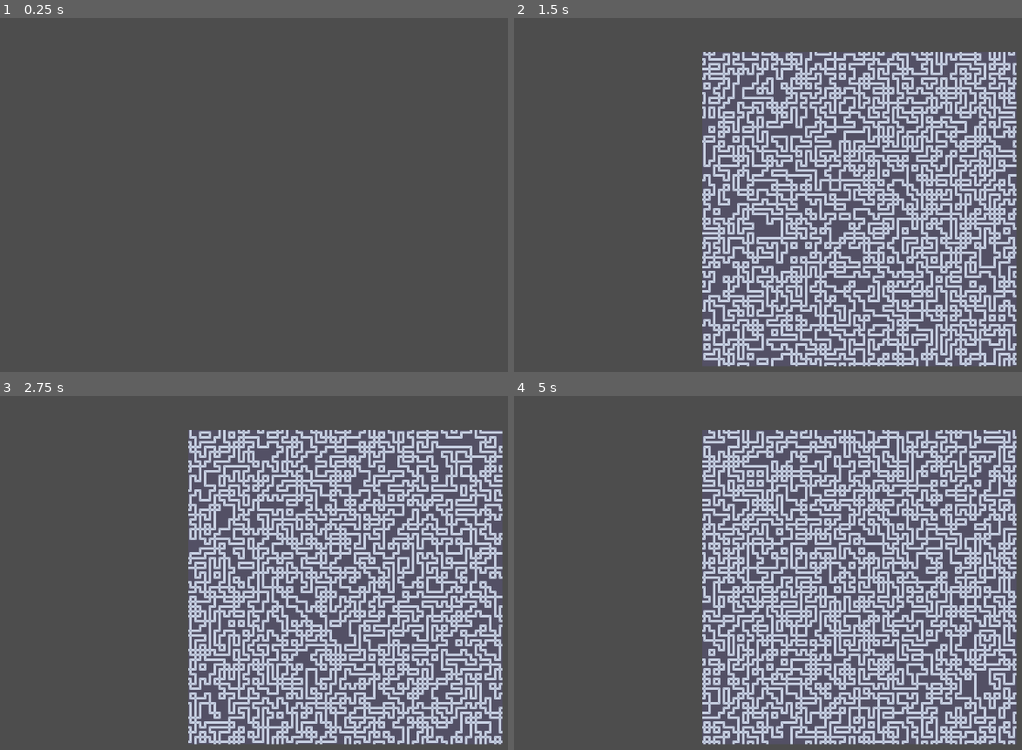
Above: before the commit, frames 1-4 (two rows, left to right).
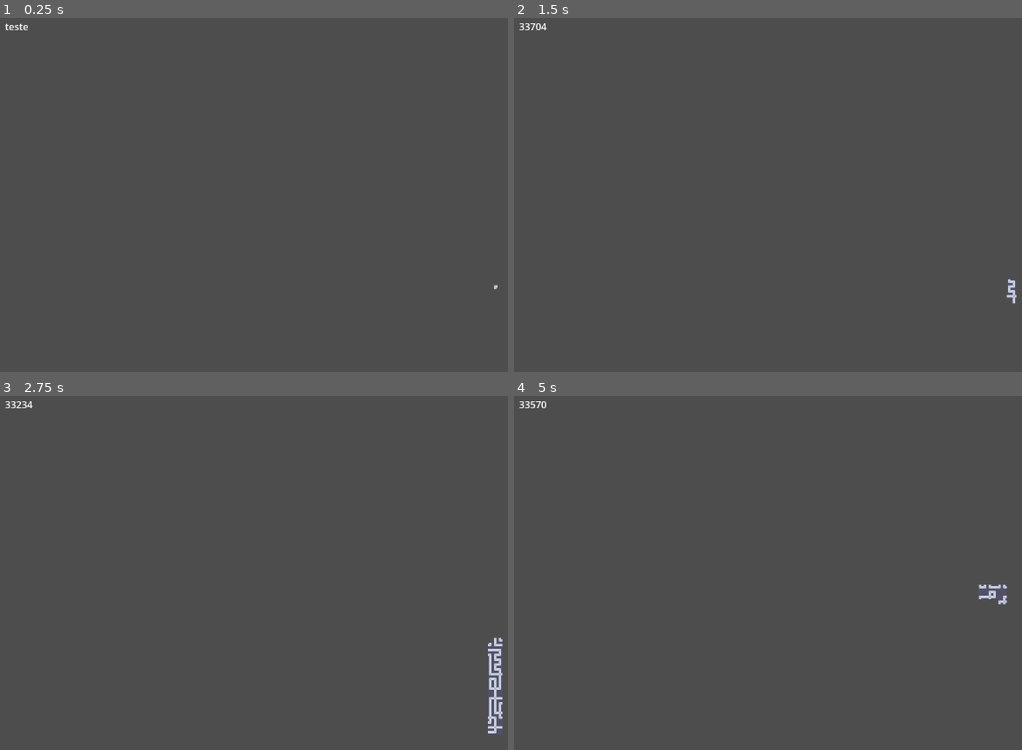
Above: after the commit, the same moments.

Repository: gecarval/wave-function-collapse
Game: Godot game, scene res://map.tscn
The game is run twice, just before and just after one commit, with the same random seed, the same clock (stepped at 60 frames per second) and the same inputs.
Inputs:
- Up to frame 1 (0.25 s): no input
- Up to frame 2 (1.5 s): tap Enter (ui_accept) at 0.5, 1.35 s; hold Enter (ui_accept) 0.53-1.28 s
- Up to frame 3 (2.75 s): tap Enter (ui_accept) at 1.52, 1.82 s; hold Enter (ui_accept) from 2.03 s (still down)
- Up to frame 4 (5 s): release Enter (ui_accept) at 2.78 s; tap Enter (ui_accept) at 2.85, 3.02, 3.32, 4.35, 4.52, 4.82 s; hold Enter (ui_accept) 3.53-4.28 s; tap Escape (ui_cancel) at 4.15 s

The runs differ from the first frame. In frame 1, less than 0.1% of the frame differs, in the area x 1-98%, y 1-77%; in frame 2, 32%; in frame 3, 31%; in frame 4, 32%, in the area x 1-99%, y 1-99%.

Commit message:
added stepped collapse for visualization

Diff:
--- a/Script/Classes/WaveFunction2D.gd
+++ b/Script/Classes/WaveFunction2D.gd
@@ -6,6 +6,7 @@
 @export var tile_map_layer: TileMapLayer
 @export var map_size: Vector2i = Vector2i(32, 32)
 @export var wave_node_cluster: Node2D
+@export var label: Label
 var wave_node_array: Array[WaveNode2D]
 var tile_map_possibilities: Dictionary
 var possible_connections: Array[int]
@@ -247,6 +248,8 @@
 		tile_map_layer.set_cell(entropy_pos, source_id, setter_node.tile_coords, alternative_tile)
 		tile_map_possibilities[entropy_pos].clear()
 
+		if label != null:
+			label.text = str(total_entropy)
 		# Step 4: Propagate constraints to neighbors
 		propagate(entropy_pos + Vector2i(0, -1))
 		propagate(entropy_pos + Vector2i(1, 0))
@@ -254,12 +257,69 @@
 		propagate(entropy_pos + Vector2i(-1, 0))
 
 
+func random_collapse() -> void:
+	var random_pos: Vector2i = Vector2i(randi() % map_size.x, randi() % map_size.y)
+	tile_map_layer.set_cell(random_pos, source_id, Vector2i.ZERO, alternative_tile)
+	tile_map_possibilities[random_pos].clear()
+	propagate(random_pos + Vector2i(0, -1))
+	propagate(random_pos + Vector2i(1, 0))
+	propagate(random_pos + Vector2i(0, 1))
+	propagate(random_pos + Vector2i(-1, 0))
+
+
+func step_collapse() -> void:
+	# Step 1: Find position with minimal entropy
+	var min_entropy: int = wave_node_array.size() + 1  # Larger than any possible size initially
+	var entropy_pos: Vector2i = Vector2i.ZERO
+	var total_entropy: int = 0
+	var has_unset_tiles: bool = false
+
+	for x in range(-map_size.x, map_size.x + 1):
+		for y in range(-map_size.y, map_size.y + 1):
+			var pos: Vector2i = Vector2i(x, y)
+			var pos_size: int = tile_map_possibilities[pos].size()
+			total_entropy += pos_size
+			if pos_size > 0 and pos_size < min_entropy:
+				min_entropy = pos_size
+				entropy_pos = pos
+				has_unset_tiles = true
+			elif pos_size == min_entropy and randi() % 2:
+				min_entropy = pos_size
+				entropy_pos = pos
+
+	# Step 2: Check termination conditions
+	if total_entropy == 0 or not has_unset_tiles:
+		print("Tilemap fully collapsed")
+		return
+
+	# Step 3: Select and set a tile
+	var setter_node: WaveNode2D = select_collapsing_node(entropy_pos)
+	if setter_node == null:
+		print("Contradiction at position ", entropy_pos, ": No valid tile available")
+		return  # Stop on contradiction; backtracking could be added here
+
+	# Set the tile and clear possibilities
+	tile_map_layer.set_cell(entropy_pos, source_id, setter_node.tile_coords, alternative_tile)
+	tile_map_possibilities[entropy_pos].clear()
+
+	if label != null:
+		label.text = str(total_entropy)
+	# Step 4: Propagate constraints to neighbors
+	propagate(entropy_pos + Vector2i(0, -1))
+	propagate(entropy_pos + Vector2i(1, 0))
+	propagate(entropy_pos + Vector2i(0, 1))
+	propagate(entropy_pos + Vector2i(-1, 0))
+
+
 func _ready() -> void:
 	generate_wave_nodes()
 	initialize_tile_map_possibilities()
+	random_collapse()
 
 
 func _process(_delta: float) -> void:
-	if Input.is_action_just_pressed("ui_accept"):
+	if Input.is_action_pressed("ui_accept"):
+		step_collapse()
+	if Input.is_action_just_pressed("ui_cancel"):
 		clear_tiles()
-		collapse()
+		random_collapse()
--- a/map.tscn
+++ b/map.tscn
@@ -103,11 +103,12 @@
 
 [node name="Camera2D" type="Camera2D" parent="."]
 
-[node name="WaveFunction2D" type="Node2D" parent="." node_paths=PackedStringArray("tile_map_layer", "wave_node_cluster")]
+[node name="WaveFunction2D" type="Node2D" parent="." node_paths=PackedStringArray("tile_map_layer", "wave_node_cluster", "label")]
 script = ExtResource("3_e0an3")
 source_id = 2
 tile_map_layer = NodePath("TileMapLayer")
 wave_node_cluster = NodePath("WaveNode")
+label = NodePath("../Label")
 metadata/_custom_type_script = "uid://cjqx1o2nxh7cq"
 
 [node name="TileMapLayer" type="TileMapLayer" parent="WaveFunction2D"]
@@ -185,3 +186,10 @@
 valid_west_connection = Array[int]([1])
 valid_east_connection = Array[int]([1])
 metadata/_custom_type_script = "uid://bkj67xypp8cq1"
+
+[node name="Label" type="Label" parent="."]
+offset_left = -559.0
+offset_top = -310.0
+offset_right = -519.0
+offset_bottom = -287.0
+text = "teste"
